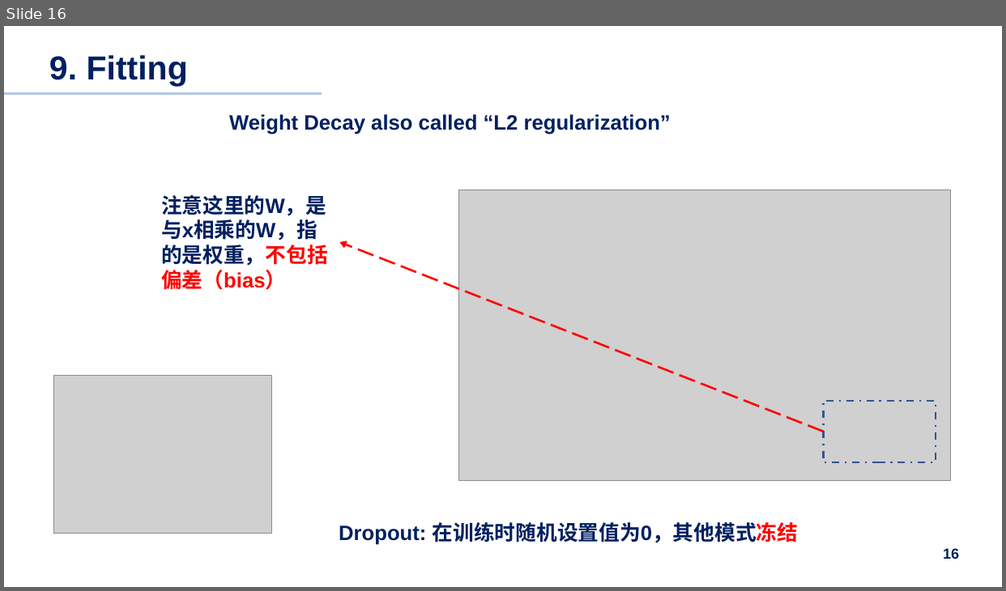
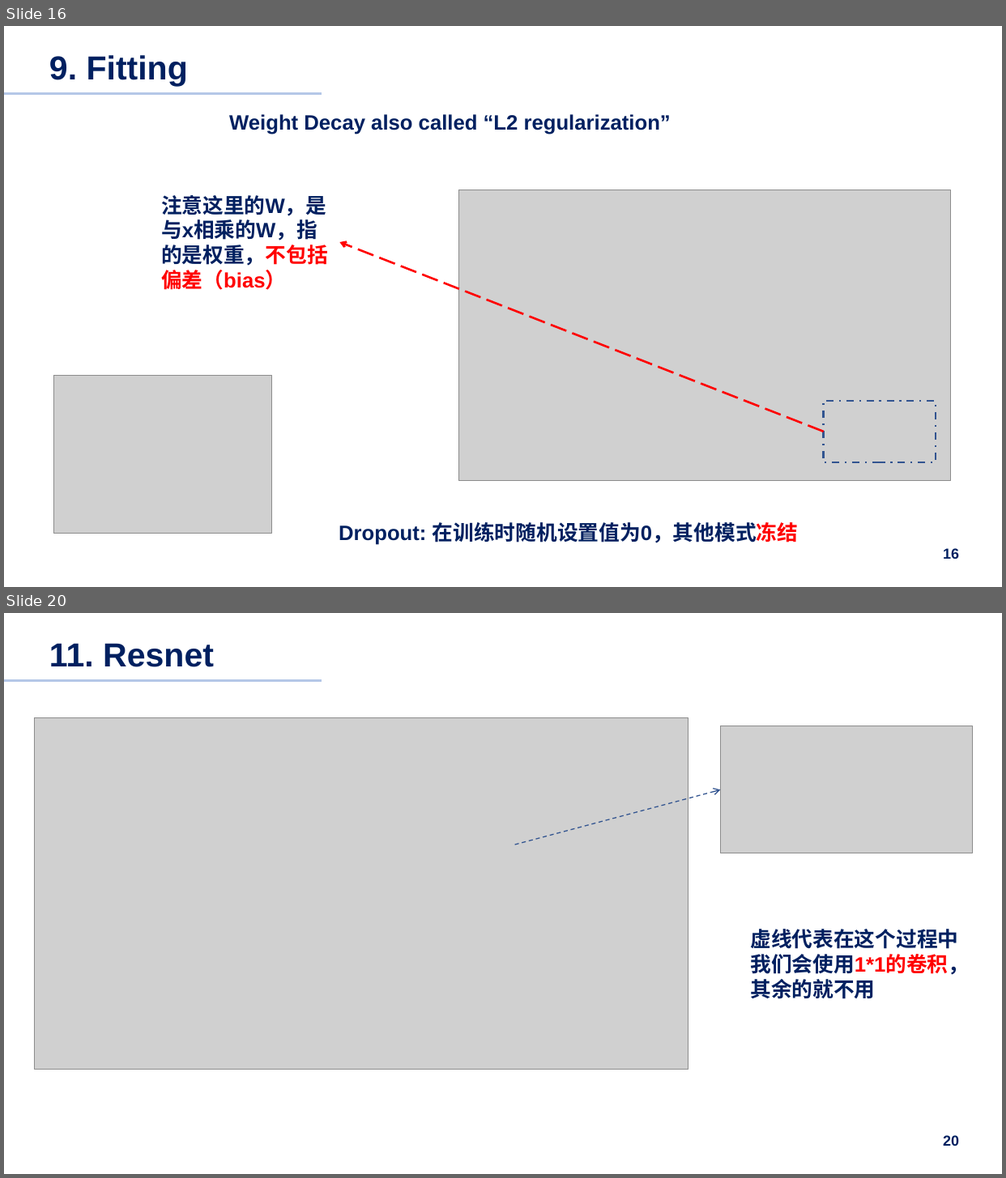
Before and after one commit to pilipala5/Neural-Network-from-zero-to-hero, a slide deck: Summary.pptx. Shown one above the other, each under a label of ours: slide 16 before the commit, slides 16 and 20 after it; the slides between them are not shown. The pictures are 1006x591 and 1006x1178 pixels, drawn with LibreOffice and Linux fonts; fonts in the diff are those of the drawing; grey boxes stand for pictures. Boxes give left, top, right and bottom in pixels: in the first picture for what was removed or moved away, otherwise in the second. Text is boxed around its words. In the diff, an @@ line names an element or a change of style, - is before the commit and + after.

Commit message:
Until Resnet18 20240724

```diff
--- a/Summary.pptx
+++ b/Summary.pptx
@@ slide 20 added at box(4, 613, 1002, 1174), background #FFFFFF @@
@@ title added at box(49, 643, 214, 667), 32 pt, text #002060, bold @@
+11. Resnet
@@ line added from (4, 680) to (322, 680), #B4C7E7 2.5 pt @@
@@ picture added at box(35, 717, 688, 1070) @@
@@ picture added at box(720, 726, 972, 854) @@
@@ arrow added from (515, 845) to (720, 790), #325491 1 pt dashed @@
@@ text added at box(750, 929, 969, 999), 20 pt, text #002060, bold @@
+虚线代表在这个过程中我们会使用1*1的卷积，其余的就不用
@@ page number added at box(943, 1135, 959, 1146), 14 pt, text #002060, bold @@
+20
```
Also in this commit, not shown: 1 slide changed, 2 other slides added, 40 other files.
